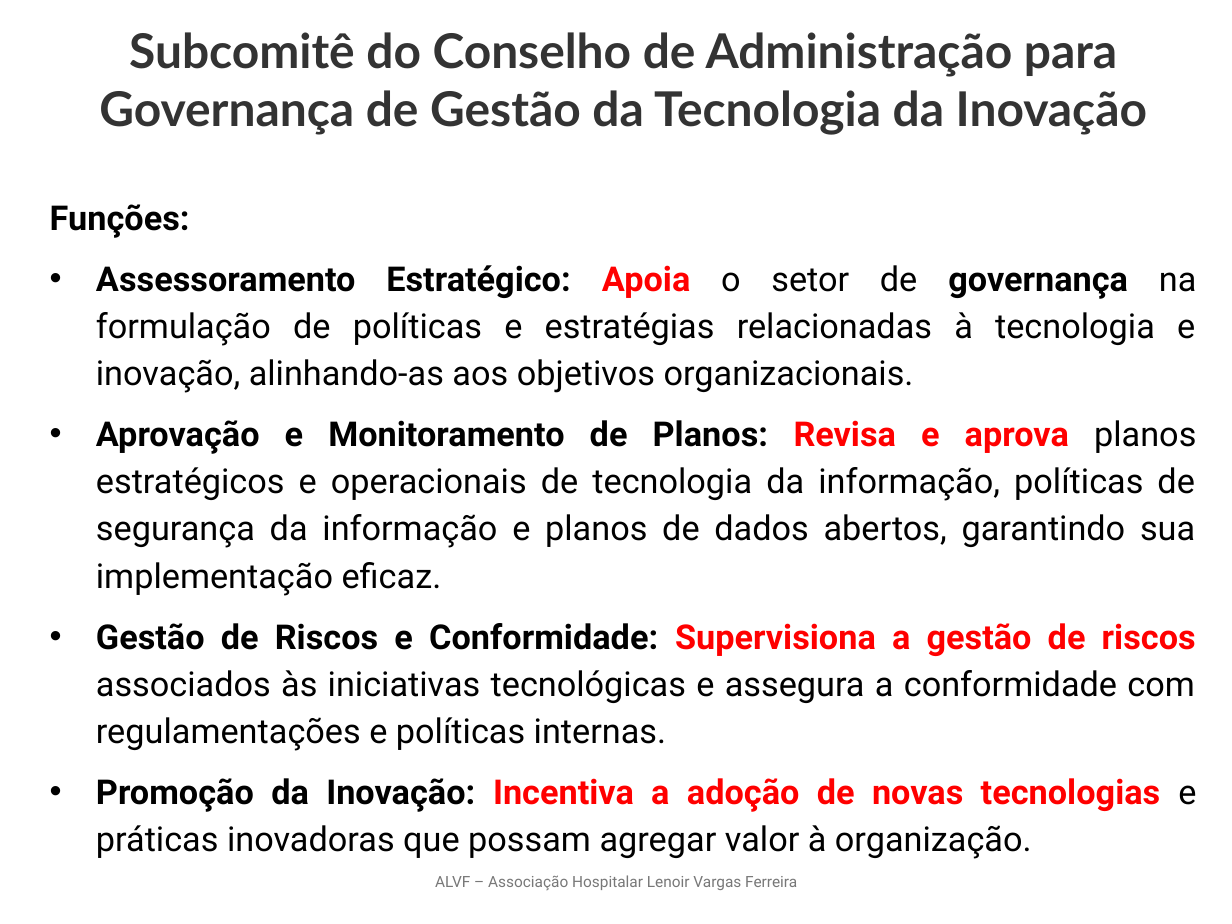
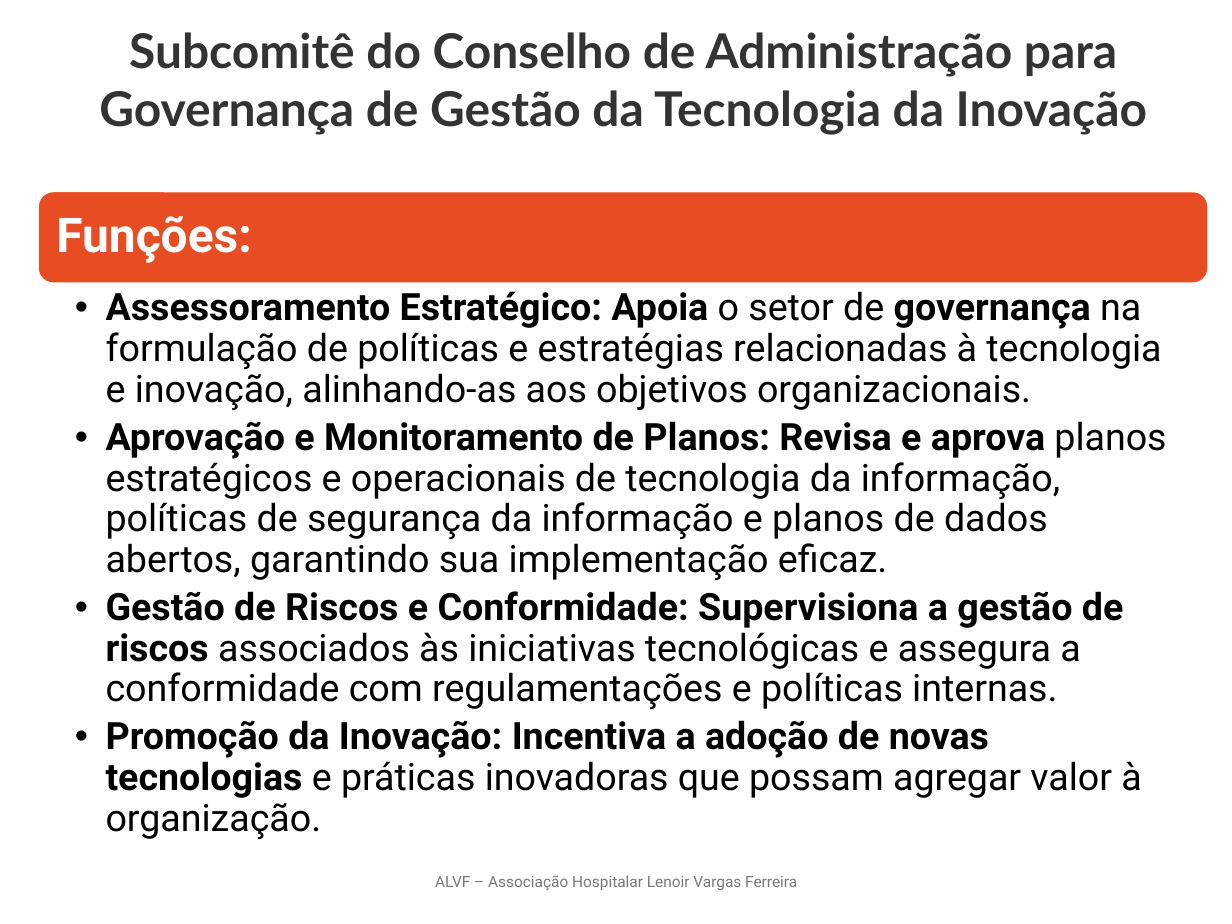
Before and after one commit to ProjetosALVF/ALVF_ProspeccaoGestao_TI, a slide deck: slide 9 of ALVF_Organizacional_ConselhoDe Administracao_Fev_2025/Estrutura_OrganizacionalGovernançaDeTI_ALVF.pptx (slide 8 before the commit). Drawn at 1232x924 pixels with LibreOffice and Linux fonts; fonts in the diff are those of the drawing; background and template pictures are left out. Boxes give left, top, right and bottom in pixels: in the first picture for what was removed or moved away, otherwise in the second. Text is boxed around its words. In the diff, an @@ line names an element or a change of style, - is before the commit and + after.

```diff
--- a/ALVF_Organizacional_ConselhoDe Administracao_Fev_2025/Estrutura_OrganizacionalGovernançaDeTI_ALVF.pptx
+++ b/ALVF_Organizacional_ConselhoDe Administracao_Fev_2025/Estrutura_OrganizacionalGovernançaDeTI_ALVF.pptx
@@ rounded rectangle added at (x1=37, y1=191, x2=1209, y2=283), fill #E84C22, outline #FFFFFF 1.5 pt @@
@@ text at (x1=50, y1=204, x2=190, y2=238): paragraph removed @@
-Funções:
@@ text added at (x1=56, y1=216, x2=251, y2=263), 28 pt, text #FFFFFF, bold @@
+Funções:
@@ text "Assessoramento Estratégico: Apoia o setor ..." moved from (x1=50, y1=204, x2=1196, y2=859) to (x1=106, y1=291, x2=1166, y2=839) @@
@@ text "Assessoramento Estratégico: Apoia o setor ..." at (x1=106, y1=291, x2=1166, y2=839): size 20 to 22 pt; text colour #FF0000 to #000000 in "Apoia", "Revisa e aprova", "Supervisiona a gestão de riscos", "Incentiva a adoção de novas tecnologias"; alignment justified to left; list level 1 to 2 in "Assessoramento Estratégico: Apoia o setor ..."; line spacing 1.15 to 0.9; list level 1 to 2 in "Aprovação e Monitoramento de Planos: ..."; list level 1 to 2 in "Gestão de Riscos e Conformidade: ..."; list level 1 to 2 in "Promoção da Inovação: Incentiva a ..." @@
```
Also in this commit, not shown: 7 other slides changed, 4 slides added, 3 slides removed, 2 other files.
